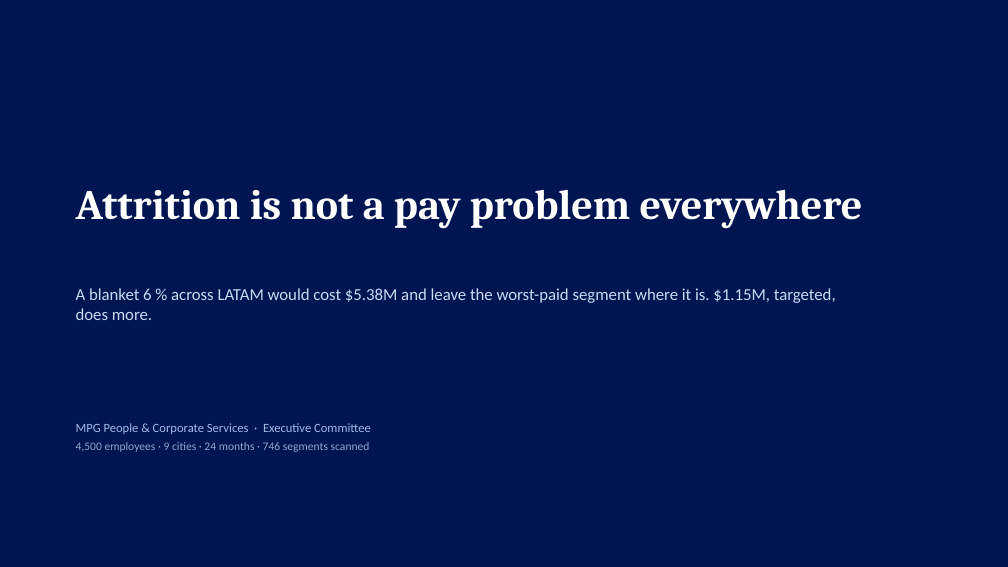
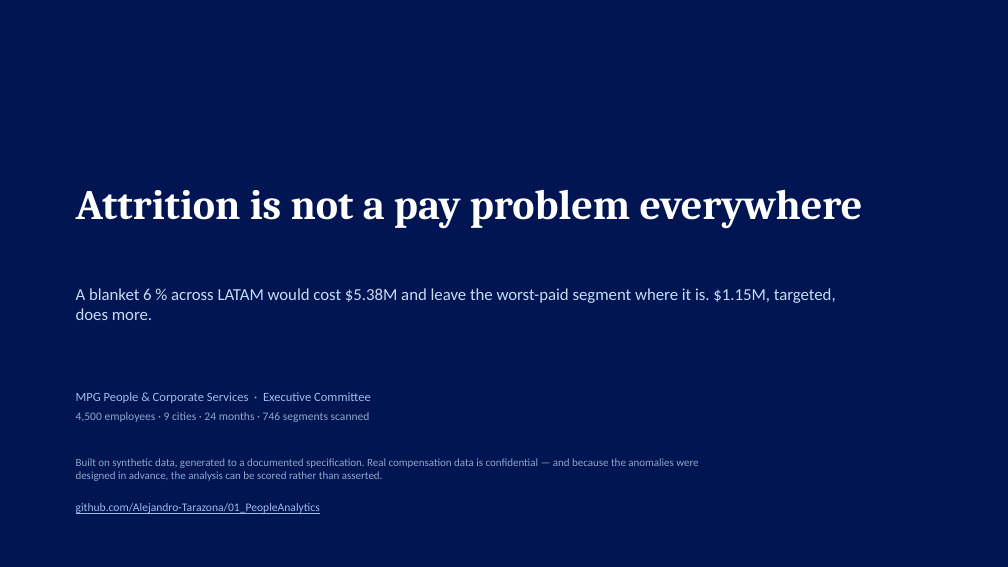
Before and after one commit to Alejandro-Tarazona/01_PeopleAnalytics, a slide deck: slide 1 of MPG_PeopleAnalytics_Executive.pptx. Drawn at 1008x567 pixels with LibreOffice and Linux fonts; fonts in the diff are those of the drawing. Boxes give left, top, right and bottom in pixels: in the first picture for what was removed or moved away, otherwise in the second. Text is boxed around its words. In the diff, an @@ line names an element or a change of style, - is before the commit and + after.

```diff
--- a/MPG_PeopleAnalytics_Executive.pptx
+++ b/MPG_PeopleAnalytics_Executive.pptx
@@ text "MPG People & Corporate Services ..." moved from (x1=76, y1=423, x2=371, y2=452) to (x1=76, y1=392, x2=371, y2=422) @@
@@ text added at (x1=76, y1=458, x2=698, y2=481), 10.5 pt, text #8FA6CC @@
+Built on synthetic data, generated to a documented specification. Real compensation data is confidential — and because the anomalies were designed in advance, the analysis can be scored rather than asserted.
@@ text added at (x1=76, y1=503, x2=320, y2=514), 11 pt, text #9CBCE8, underline @@
+github.com/Alejandro-Tarazona/01_PeopleAnalytics
```
Also in this commit, not shown: 1 other file.
